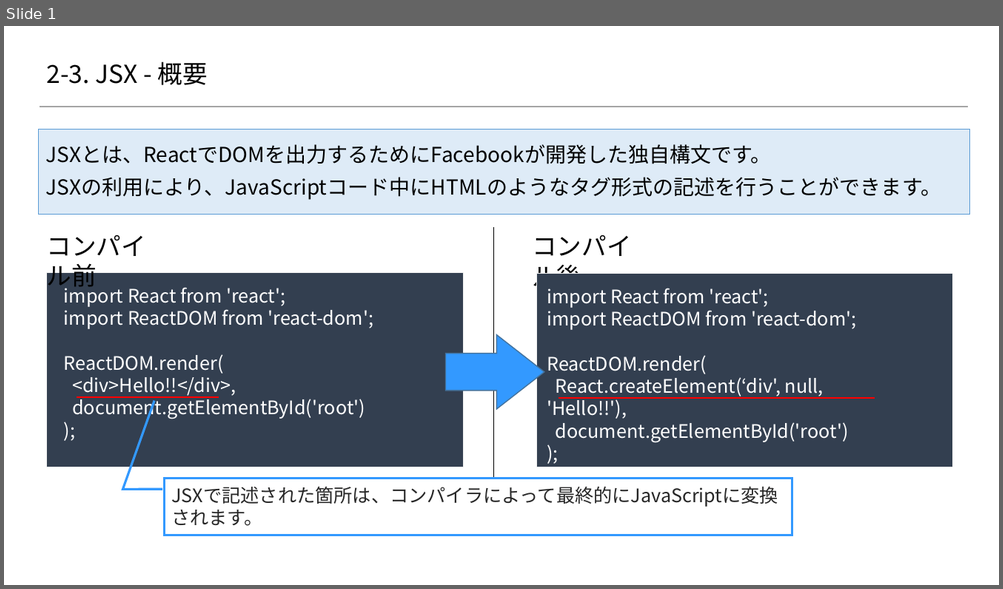
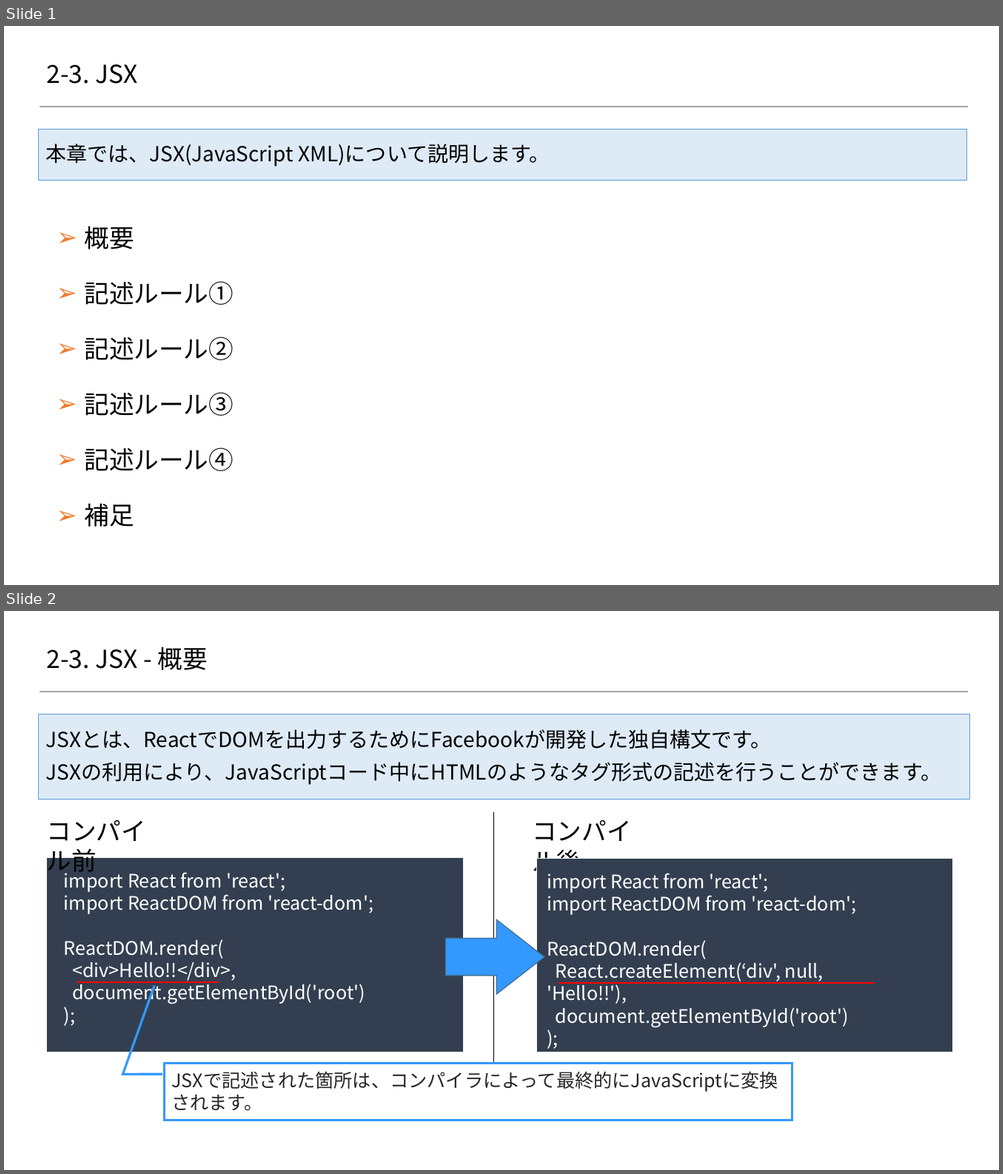
Before and after one commit to 2018SYSTEMI34/diary, a slide deck: doc/02_SlideShare/01.ネタ/２_Reactの基礎/2-3_Reactの基礎知識 ～JSX編～.pptx. Shown one above the other, each under a label of ours: slide 1 before the commit, slides 1 and 2 after it. The pictures are 1003x589 and 1003x1174 pixels, drawn with LibreOffice and Linux fonts; fonts in the diff are those of the drawing; background and template pictures are left out. Boxes give left, top, right and bottom in pixels: in the first picture for what was removed or moved away, otherwise in the second. Text is boxed around its words. In the diff, an @@ line names an element or a change of style, - is before the commit and + after.

```diff
--- a/doc/02_SlideShare/01.ネタ/２_Reactの基礎/2-3_Reactの基礎知識 ～JSX編～.pptx
+++ b/doc/02_SlideShare/01.ネタ/２_Reactの基礎/2-3_Reactの基礎知識 ～JSX編～.pptx
@@ slide 1 added at box(4, 26, 999, 585), background #FFFFFF; not listed: 1 template element that a slide beside it also shows @@
@@ title added at box(47, 64, 137, 84), 24 pt, text #000000 @@
+2-3. JSX
@@ rectangle added at box(38, 130, 967, 181), fill #DEEBF7, outline #5B9BD5 0.75 pt, 20 pt, text #000000 @@
+本章では、JSX(JavaScript XML)について説明します。
@@ text added at box(85, 226, 134, 249), 24 pt, text #000000 @@
+➢ 概要
@@ text added at box(84, 281, 233, 305), 24 pt, text #000000 @@
+➢ 記述ルール①
@@ text added at box(84, 337, 233, 360), 24 pt, text #000000 @@
+➢ 記述ルール②
@@ text added at box(84, 392, 233, 416), 24 pt, text #000000 @@
+➢ 記述ルール③
@@ text added at box(84, 448, 233, 471), 24 pt, text #000000 @@
+➢ 記述ルール④
@@ text added at box(84, 503, 134, 527), 24 pt, text #000000 @@
+➢ 補足
@@ what was slide 1 is now slide 2 @@
```
Also in this commit, not shown: 5 other files.
